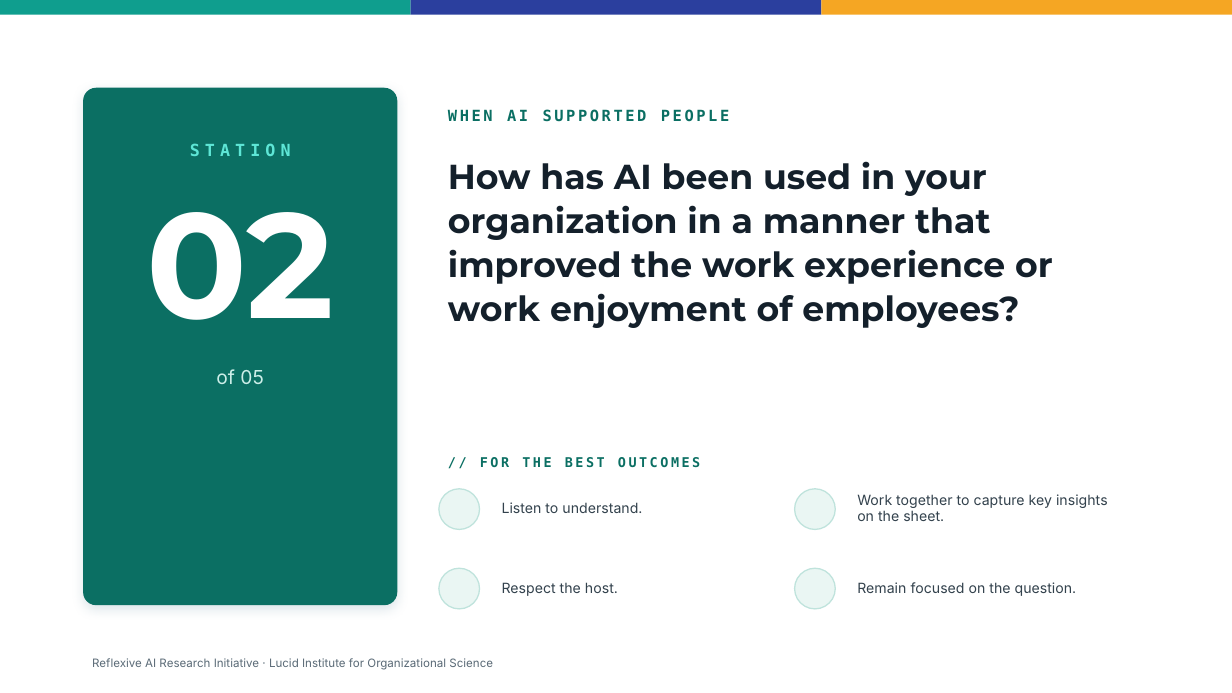
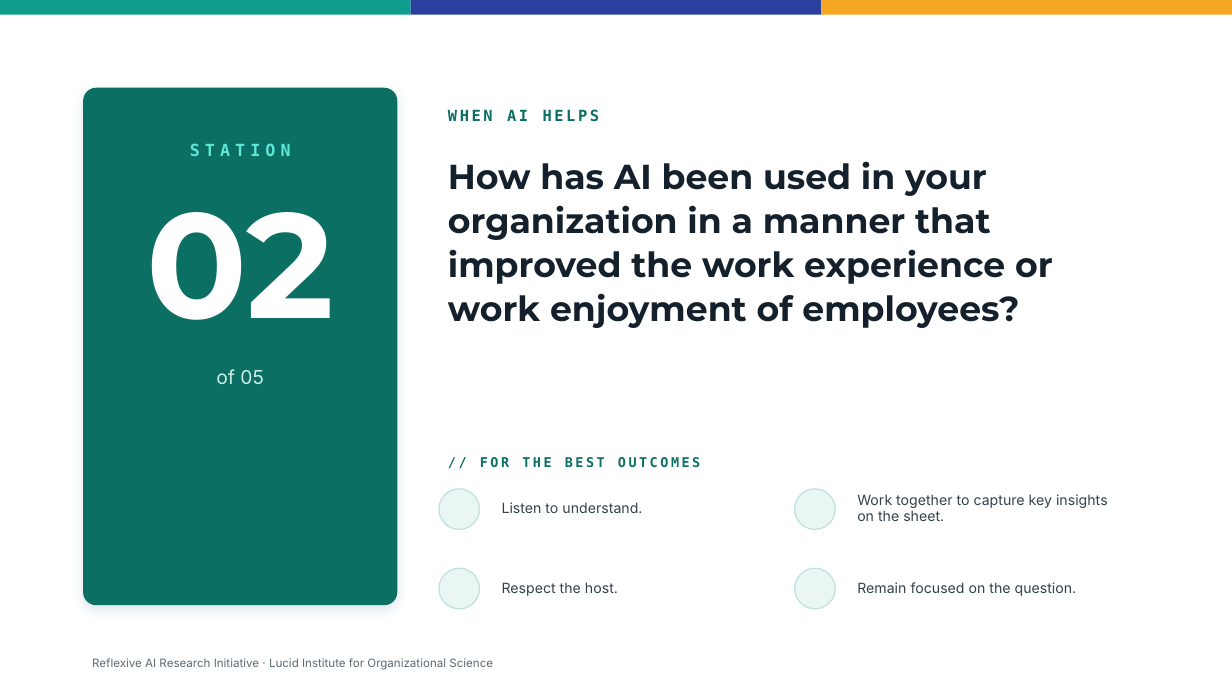
Before and after one commit to LucidInstitute/Reflexive-AI-Initiative, a slide deck: slide 3 of World Cafe Facilitation Guide/Source/Station Topics.pptx. Drawn at 1232x693 pixels with LibreOffice and Linux fonts; fonts in the diff are those of the drawing; background and template pictures are left out. Boxes give left, top, right and bottom in pixels: in the first picture for what was removed or moved away, otherwise in the second. Text is boxed around its words. In the diff, an @@ line names an element or a change of style, - is before the commit and + after.

```diff
--- a/World Cafe Facilitation Guide/Source/Station Topics.pptx
+++ b/World Cafe Facilitation Guide/Source/Station Topics.pptx
@@ text at (448, 109, 600, 122): text changed @@
-WHEN AI SUPPORTED PEOPLE
+WHEN AI HELPS
```
Also in this commit, not shown: 4 other slides changed, 2 other files.
